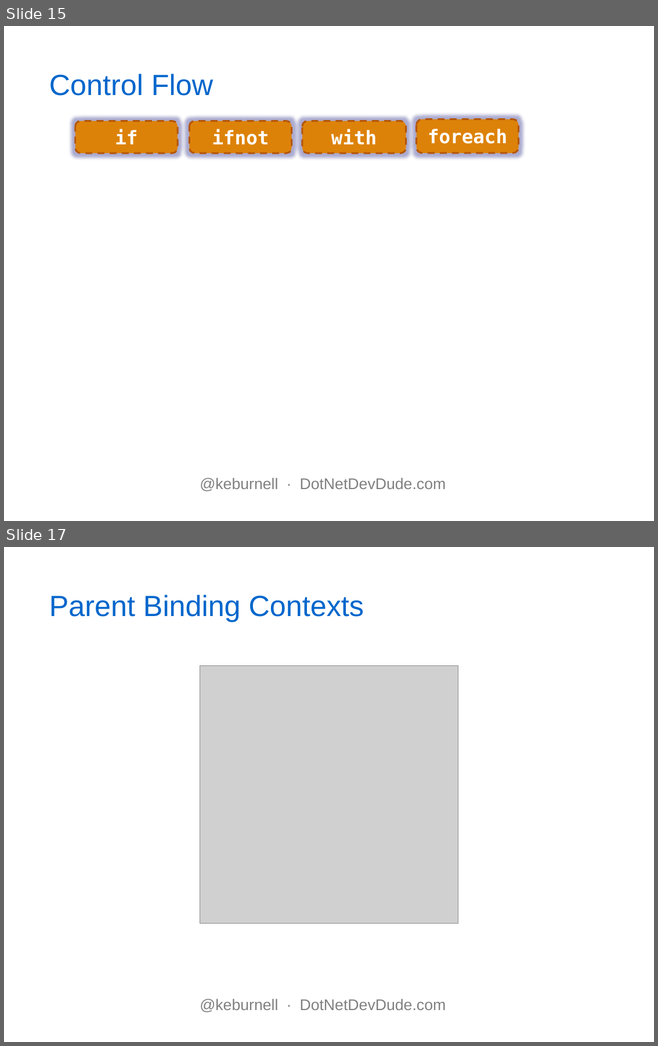
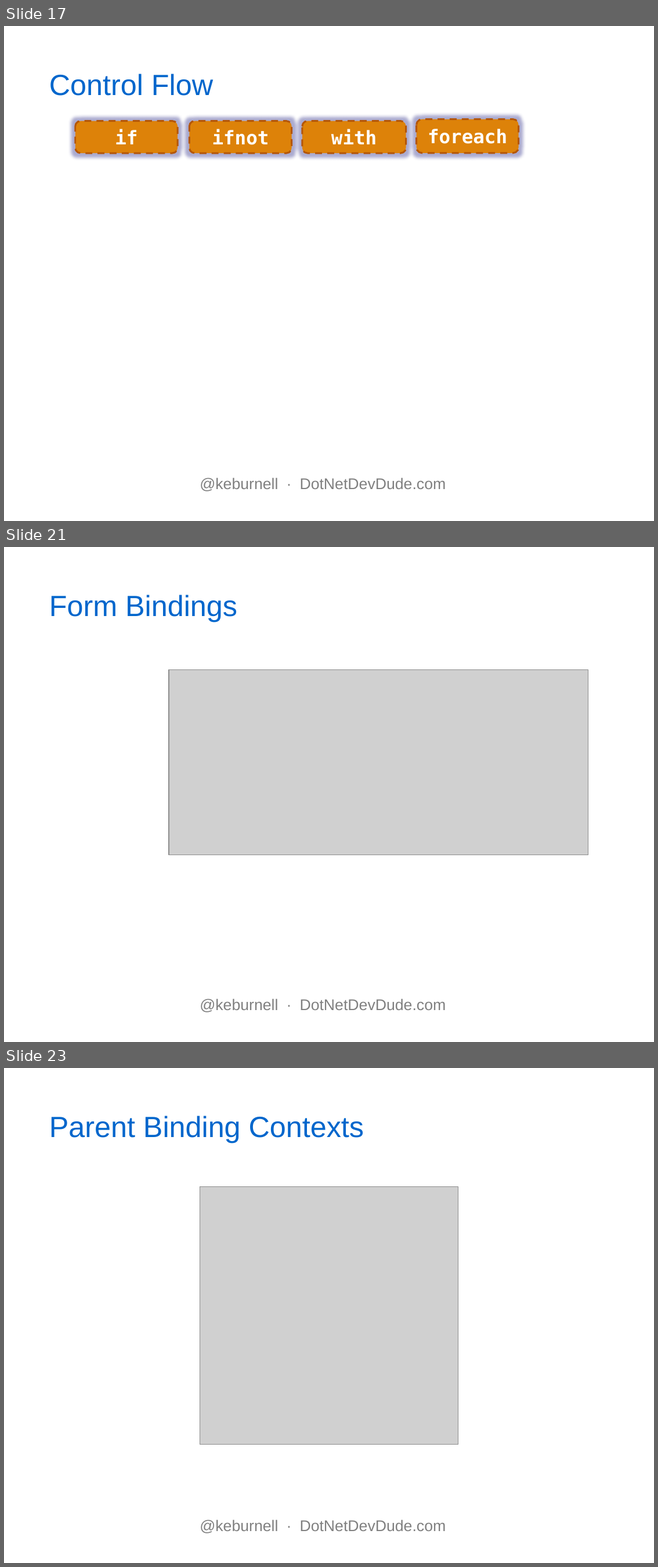
Before and after one commit to kburnell/KO_Your_MVC, a slide deck: KOyourMVC.pptx. Shown one above the other, each under a label of ours: slides 15 and 17 before the commit, slides 17, 21 and 23 after it; the slides between them are not shown. The pictures are 658x1046 and 658x1567 pixels, drawn with LibreOffice and Linux fonts; fonts in the diff are those of the drawing; grey boxes stand for pictures; background and template pictures are left out. Boxes give left, top, right and bottom in pixels: in the first picture for what was removed or moved away, otherwise in the second. Text is boxed around its words. In the diff, an @@ line names an element or a change of style, - is before the commit and + after.

```diff
--- a/KOyourMVC.pptx
+++ b/KOyourMVC.pptx
@@ slide 21 added at bbox=[4, 547, 654, 1042], background picture (left out) @@
@@ title added at bbox=[49, 595, 237, 622], 34 pt, text #0066CC @@
+Form Bindings
@@ picture added at bbox=[169, 670, 587, 855] @@
@@ text added at bbox=[199, 999, 446, 1012], 18 pt, text #808080 @@
+@keburnell ∙ DotNetDevDude.com
@@ what was slide 15 is now slide 17 @@
@@ what was slide 17 is now slide 23 @@
```
Also in this commit, not shown: 3 slides changed, 5 other slides added, 2 other files.
